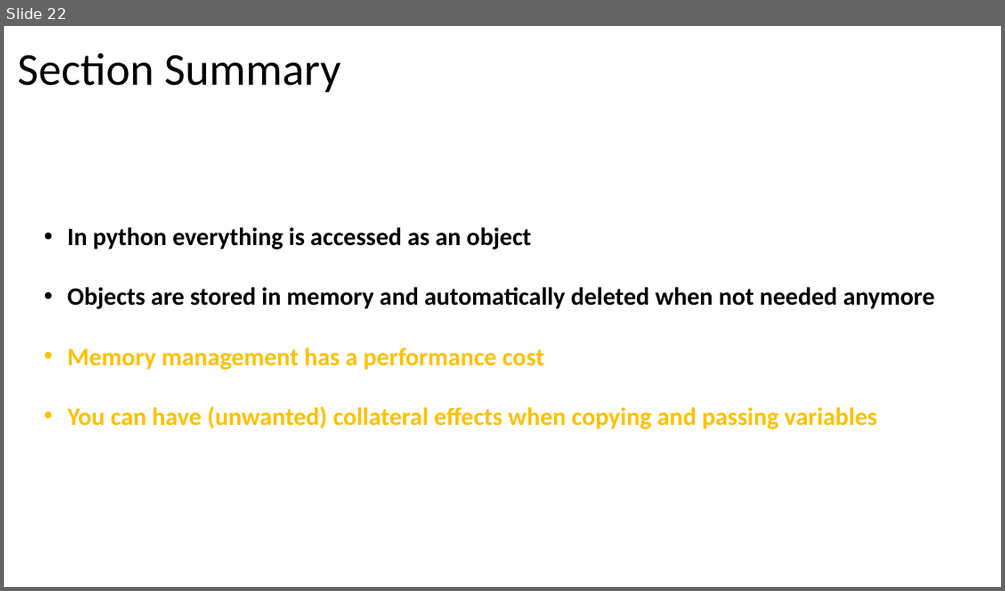
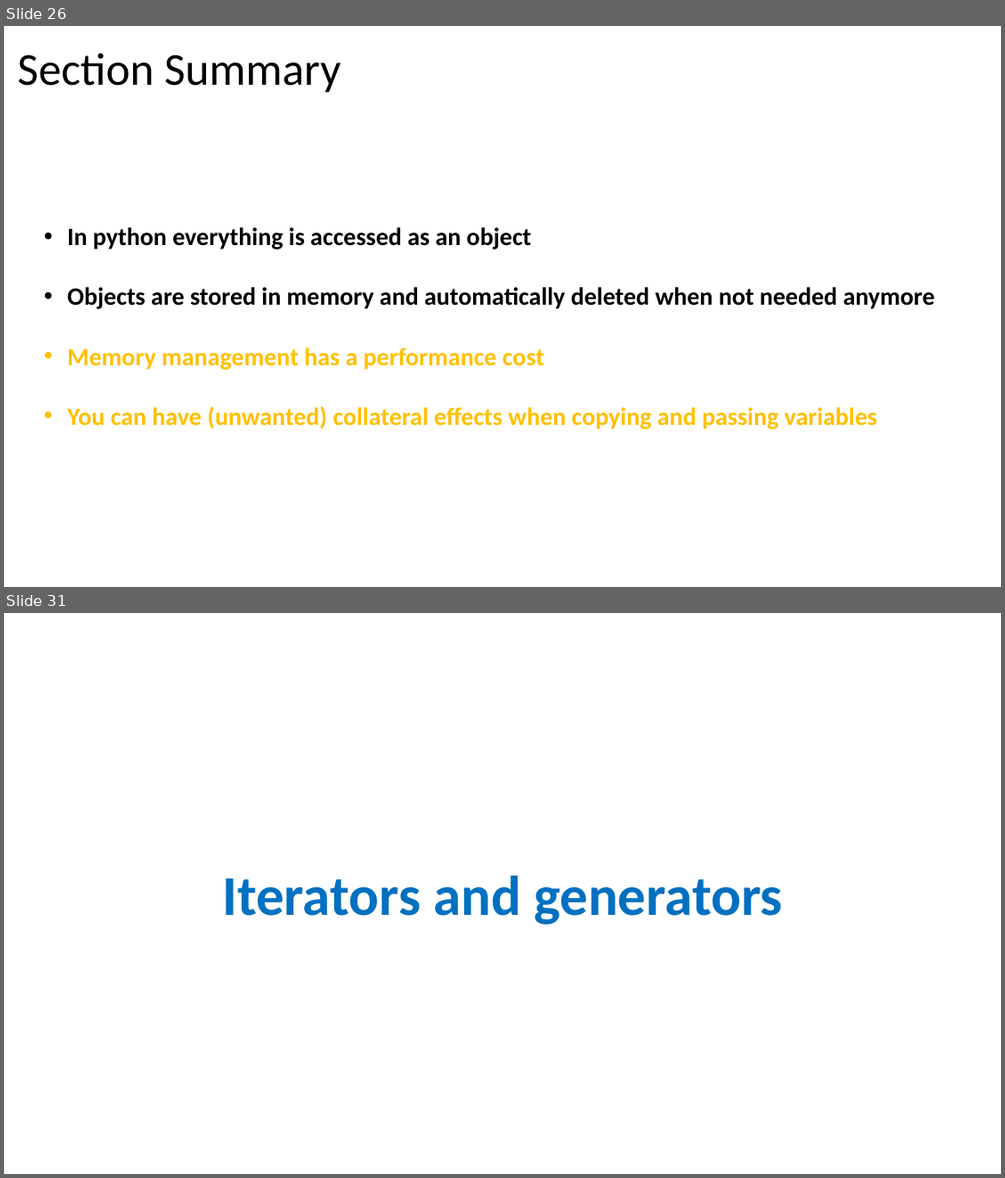
Before and after one commit to PierFF/OOP-INSA-Toulouse, a slide deck: OOP-Programming.pptx. Shown one above the other, each under a label of ours: slide 22 before the commit, slides 26 and 31 after it; the slides between them are not shown. The pictures are 1005x591 and 1005x1178 pixels, drawn with LibreOffice and Linux fonts; fonts in the diff are those of the drawing. Boxes give left, top, right and bottom in pixels: in the first picture for what was removed or moved away, otherwise in the second. Text is boxed around its words. In the diff, an @@ line names an element or a change of style, - is before the commit and + after.

```diff
--- a/OOP-Programming.pptx
+++ b/OOP-Programming.pptx
@@ slide 31 added at (x1=4, y1=613, x2=1001, y2=1174), background #FFFFFF @@
@@ text added at (x1=222, y1=875, x2=783, y2=925), 54 pt, text #0070C0, bold @@
+Iterators and generators
@@ what was slide 22 is now slide 26 @@
```
Also in this commit, not shown: 1 slide changed, 9 other slides added, 1 slide removed, 1 other file.
